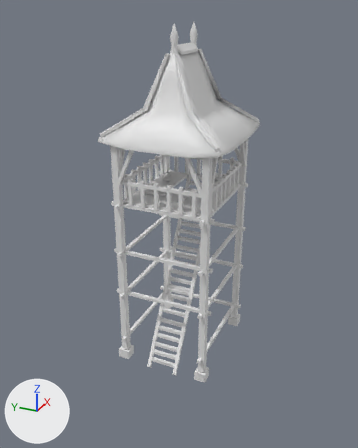
The COLLADA model art/meshes/structural/yawadwipa/stone_tower.dae as it was, and as the next commit left it.
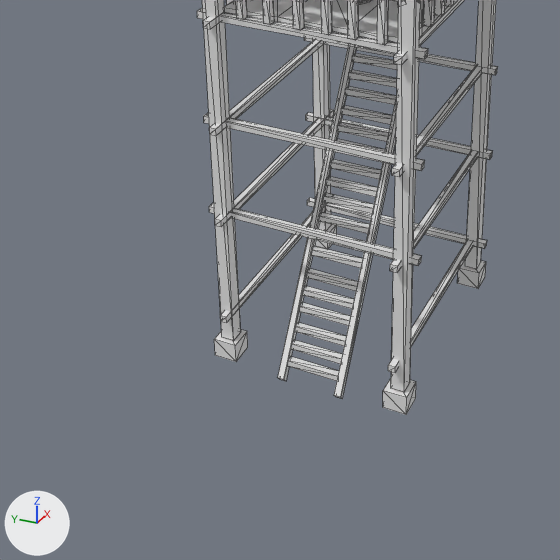
Each version appears first whole from a 50 mm camera at (-28.0, -12.2, 23.3) aimed at (0.0, 0.3, 9.3), and next in a close-up on the part from 6% to 76% of the width and 44% to 100% of the height. The axes (+X, +Y, +Z) are drawn at lower left. The lights are the same throughout. The older version's two pictures come first. The close-ups show mesh edges as thin lines. Materials are left out; every surface is plain grey.

Objects in the first close-up: 'stone_tower'.
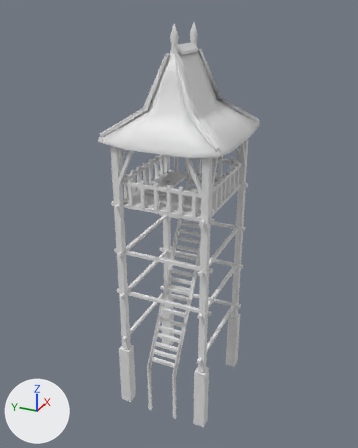
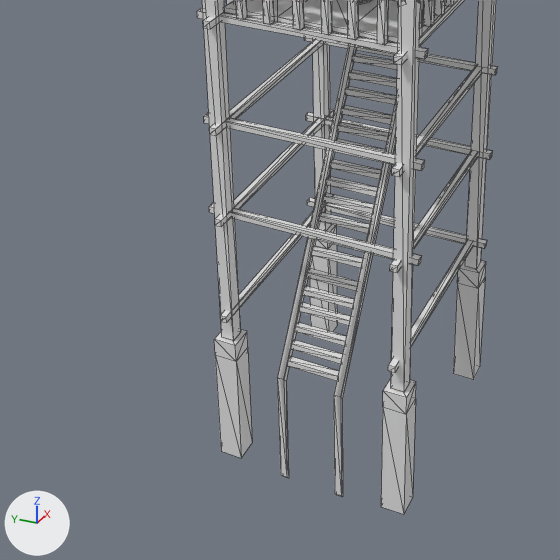
Changed parts and their boxes [x1, y1, x2, y2] in the close-ups (560 x 560 px):
'stone_tower', reshaped: before [197, 0, 498, 415]; after [197, 0, 498, 514]
part 1 of me_esfera_077, added: after [215, 244, 485, 514]

The change, as a list of edits to the scene's bpy script:
```text
Change me_esfera_077:
    used by ob_stone_tower; location = (0.0, 0.0, 0.0)
    remove me_esfera_077.from_pydata(...)  # 1173 vertices, 1862 faces; spans x -4.0..3.9, y -3.7..3.7, z -0.1..22.0
    add me_esfera_077.from_pydata(...)  # 1197 vertices, 1914 faces; spans x -4.0..3.9, y -3.7..3.7, z -4.1..22.0
    me_esfera_077 part 1
    24 new vertices lie (0.0, 0.0, -4.0) away from vertices in x -4.0..3.7, y -3.3..3.3, z -0.1..0.0
    52 new faces join them
```
